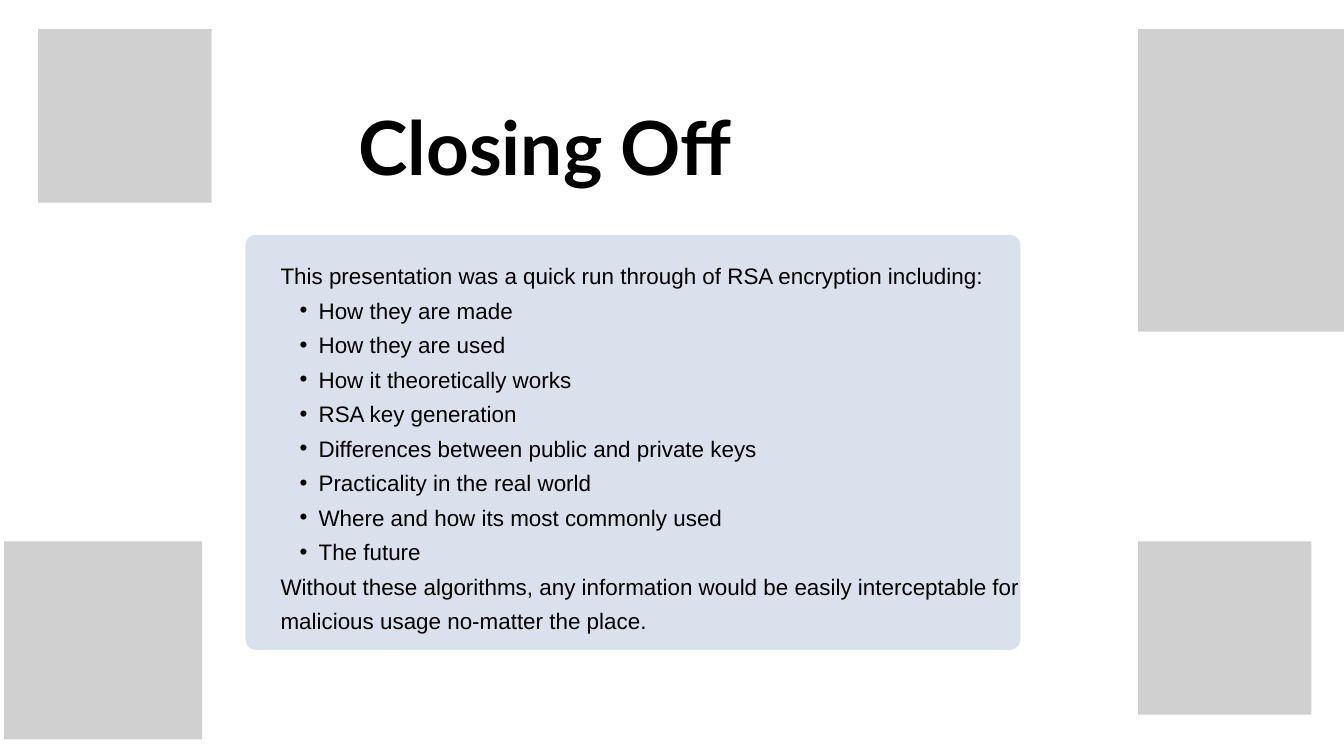
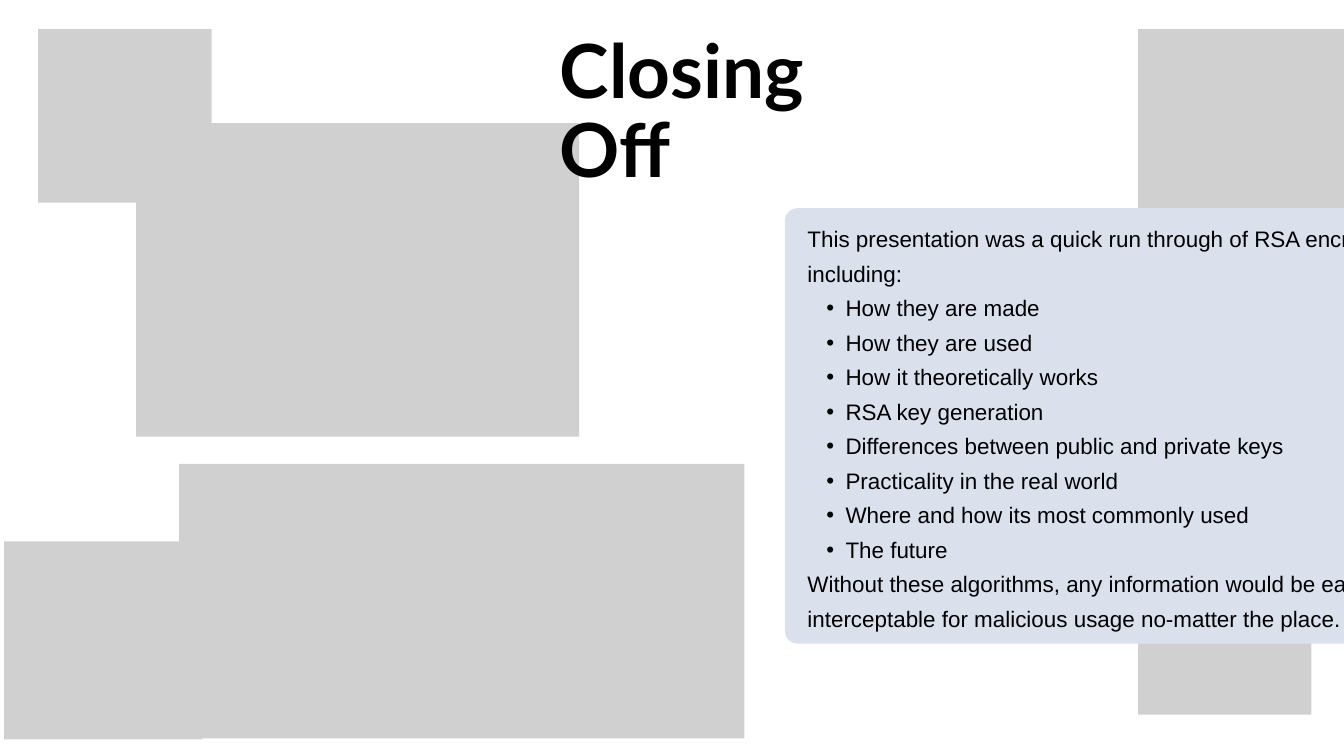
Before and after one commit to Muffinszer/cep146-teamproject1, a slide deck: slide 7 of RSA Encryption.pptx. Drawn at 1344x756 pixels with LibreOffice and Linux fonts; fonts in the diff are those of the drawing; grey boxes stand for pictures; background and template pictures are left out. Boxes give left, top, right and bottom in pixels: in the first picture for what was removed or moved away, otherwise in the second. Text is boxed around its words. In the diff, an @@ line names an element or a change of style, - is before the commit and + after.

```diff
--- a/RSA Encryption.pptx
+++ b/RSA Encryption.pptx
@@ text "Closing Off" rewrapped from [358,119,732,189] to [560,42,804,191] @@
@@ picture added at [136,123,579,437] @@
@@ freeform shape: place and size @@
-freeform shape at [245,235,1020,650]
+freeform shape at [785,208,1344,644]
@@ text "This presentation was a quick ..." rewrapped from [281,267,1018,634] to [807,230,1340,632] @@
@@ picture added at [179,464,744,738] @@
```
Also in this commit, not shown: 6 other slides changed.
